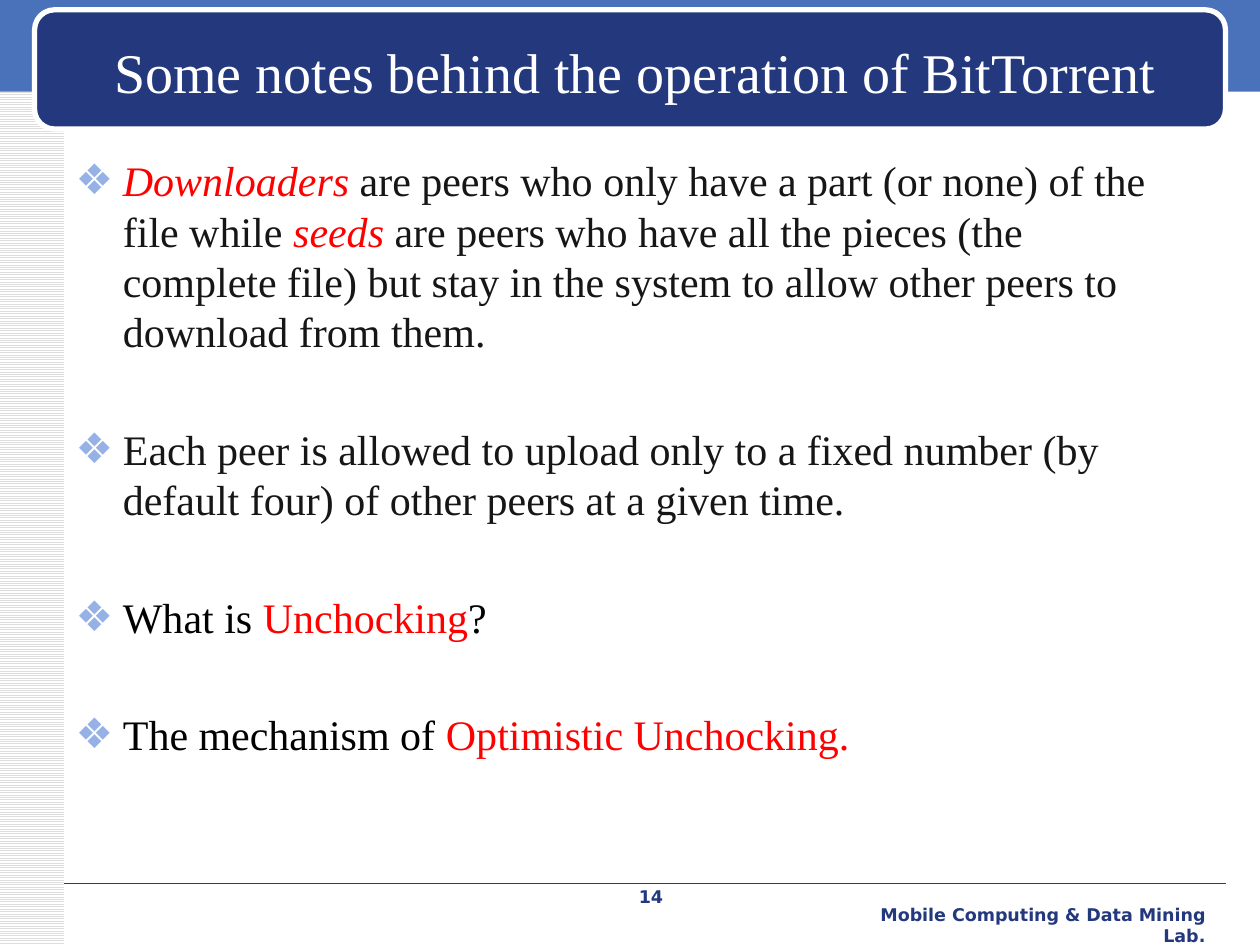
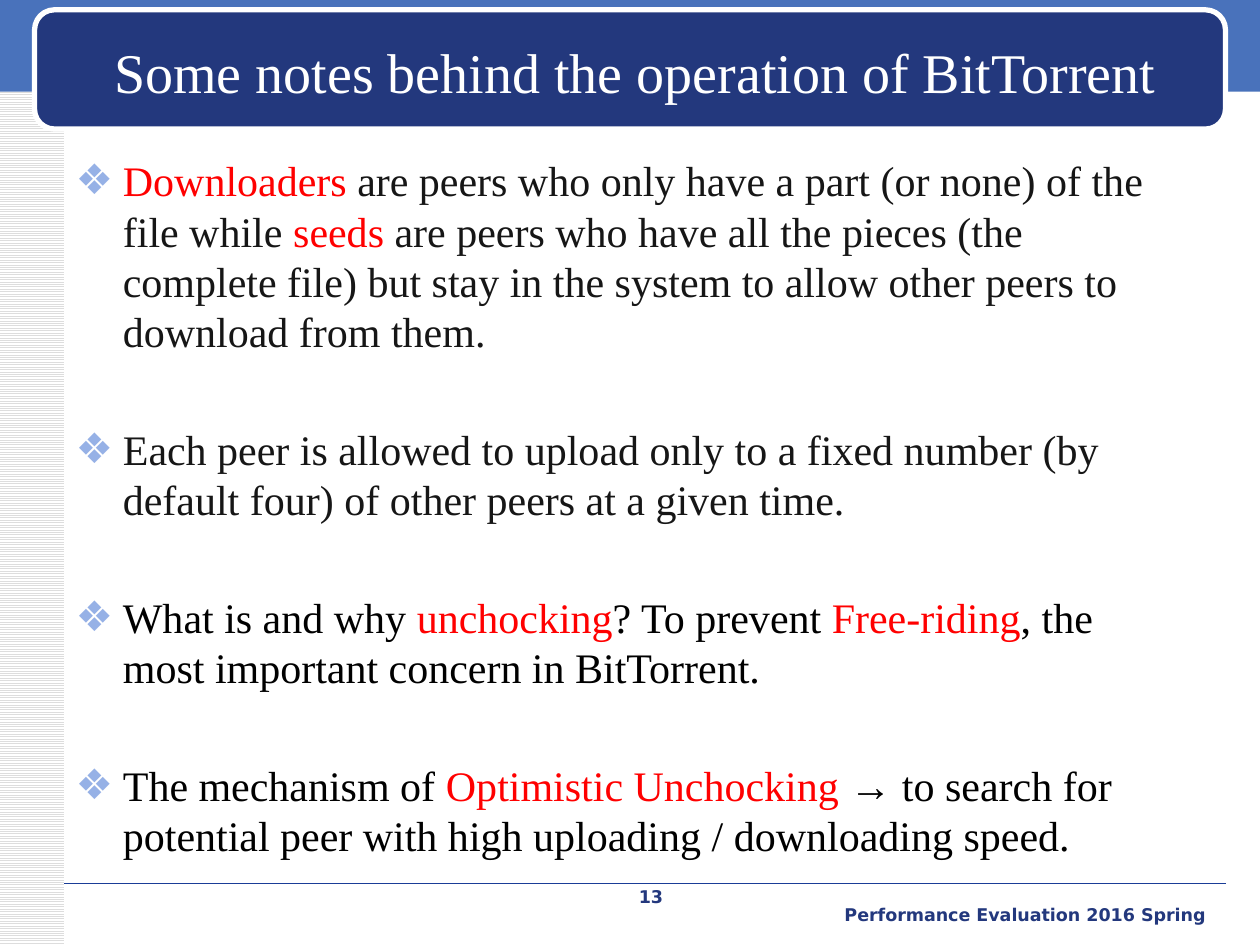
Before and after one commit to iamyuanchung/PE_104_2, a slide deck: slide 13 of final/BT-like-peer2peer.pptx (slide 14 before the commit). Drawn at 1260x945 pixels with LibreOffice and Linux fonts; fonts in the diff are those of the drawing; background and template pictures are left out. Boxes give left, top, right and bottom in pixels: in the first picture for what was removed or moved away, otherwise in the second. Text is boxed around its words. In the diff, an @@ line names an element or a change of style, - is before the commit and + after.

Commit message:
add slides for explaining optimistic unchocking

```diff
--- a/final/BT-like-peer2peer.pptx
+++ b/final/BT-like-peer2peer.pptx
@@ text at (123,166,1143,348): italic off in "Downloaders seeds" @@
@@ text at (123,604,1112,860): text changed; text colour #FF0000 to #000000 @@
-❖ What is Unchocking?
-❖ The mechanism of Optimistic Unchocking.
+❖ What is and why unchocking? To prevent Free-riding, the most important concern in BitTorrent.
+❖ The mechanism of Optimistic Unchocking → to search for potential peer with high uploading / downloading speed.
@@ page number at (639,890,663,904): text changed @@
-14
+13
@@ text at (844,907,1206,925): text changed @@
-Mobile Computing & Data Mining Lab.
+Performance Evaluation 2016 Spring
```
Also in this commit, not shown: 3 other slides changed, 6 slides added, 1 slide removed.
